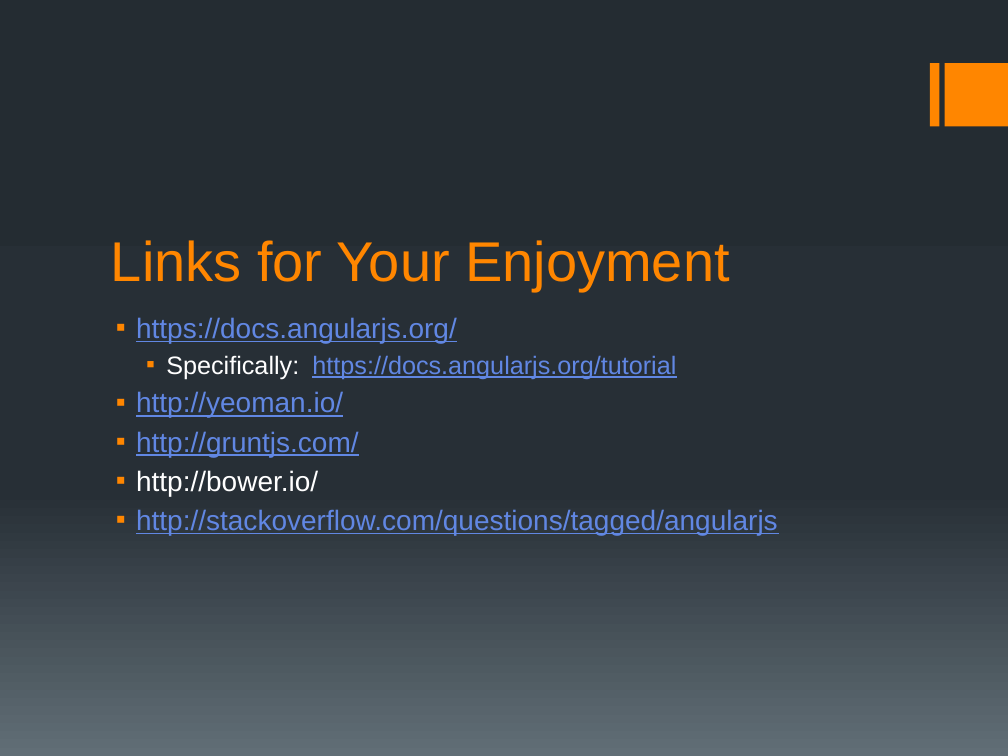
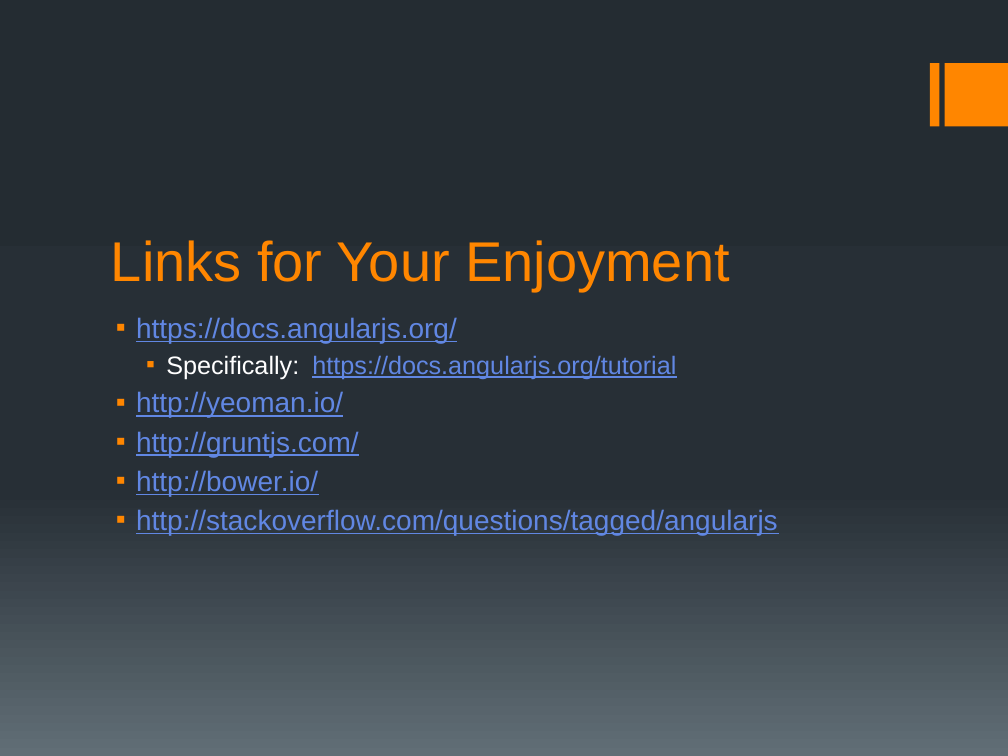
Before and after one commit to motobreath/angular_presentation, a slide deck: slide 15 of angular presentation.pptx (slide 13 before the commit). Drawn at 1008x756 pixels with LibreOffice and Linux fonts; fonts in the diff are those of the drawing. Boxes give left, top, right and bottom in pixels: in the first picture for what was removed or moved away, otherwise in the second. Text is boxed around its words. In the diff, an @@ line names an element or a change of style, - is before the commit and + after.

```diff
--- a/angular presentation.pptx
+++ b/angular presentation.pptx
@@ text at bbox=[136, 470, 318, 496]: text colour #FFFFFF to #6187E3, underline on in "http://bower.io/" @@
```
Also in this commit, not shown: 3 other slides changed, 2 slides added.
